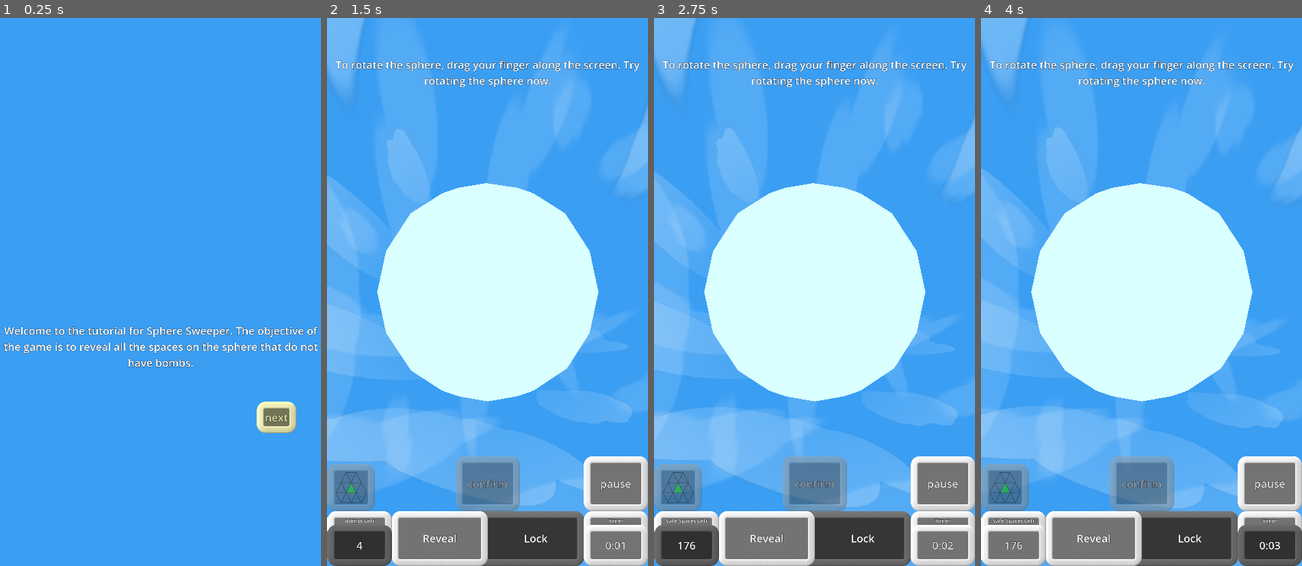
Above: before the commit, frames 1-4 (left to right).
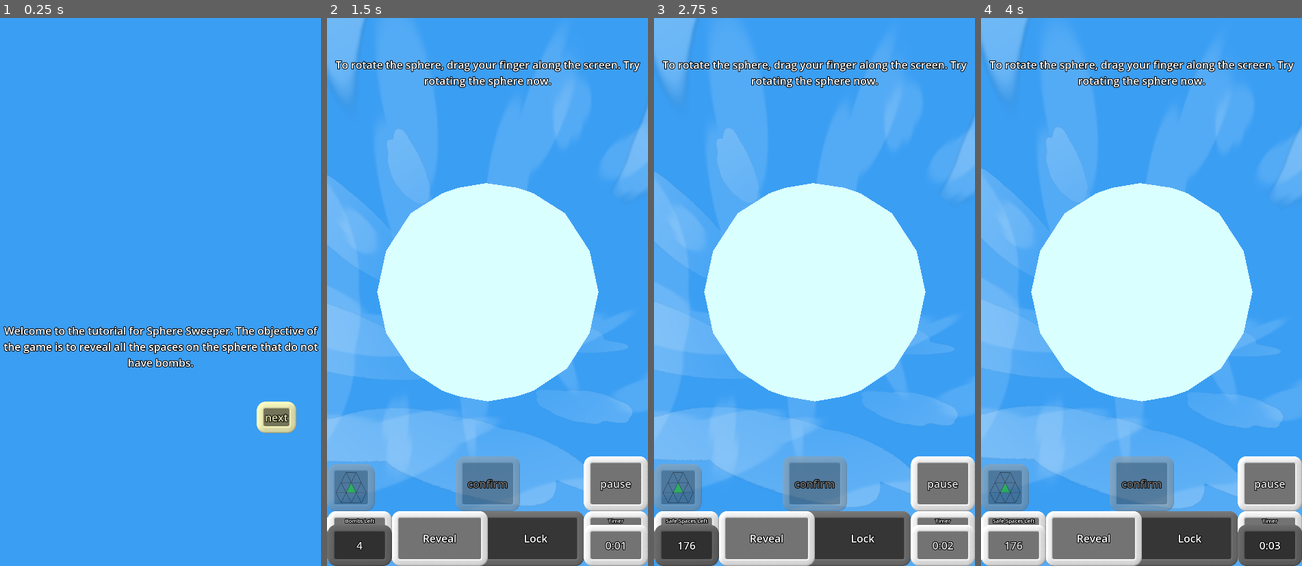
Above: after the commit, the same moments.

Repository: WalynC/sphereSweeperGodot
Game: Godot game, scene res://mainScenes/tutorial.tscn
Two runs of this game, one before a commit and one after it. Both use one fixed random seed, a clock stepped at 60 frames per second and the inputs below. This scene is started directly instead of the project's main scene. Sound files missing from this copy of the repository are replaced by a short silence.
Inputs:
- Up to frame 1 (0.25 s): no input
- Up to frame 2 (1.5 s): click "next" at 0.5 s; click "176" at 1.25 s
- Up to frame 3 (2.75 s): click "4" at 2 s
- Up to frame 4 (4 s): click "0:02" at 2.75 s; click "3" at 3.5 s

The runs differ from the first frame. In frame 1, 1.7% of the frame differs, in the area x 0-100%, y 56-74%; in frame 2, 1.5%; in frame 3, 1.6%; in frame 4, 1.6%.

Commit message:
Updates day text visuals

Diff:
--- a/visualThemes/dayVisualTheme/dayTheme.tres
+++ b/visualThemes/dayVisualTheme/dayTheme.tres
@@ -7,13 +7,13 @@
 
 [resource]
 Button/colors/font_outline_color = Color(0, 0, 0, 1)
-Button/constants/outline_size = 3
+Button/constants/outline_size = 10
 Button/font_sizes/font_size = 40
 Button/styles/disabled = ExtResource("1_1p4wx")
 Button/styles/hover = ExtResource("2_cunrk")
 Button/styles/normal = ExtResource("3_o2434")
 Button/styles/pressed = ExtResource("4_iatxw")
 Label/colors/font_outline_color = Color(0, 0, 0, 1)
-Label/constants/outline_size = 3
+Label/constants/outline_size = 10
 Label/font_sizes/font_size = 40
 Panel/styles/panel = ExtResource("3_o2434")
